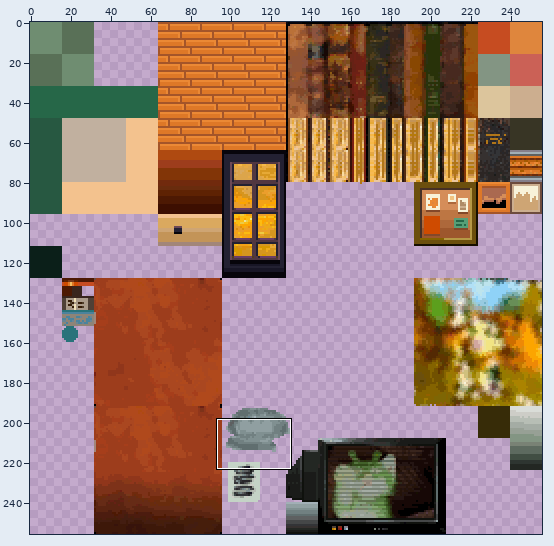
A sprite sheet gets an edit: games/cat_adventure/assets/raw/atlas.png. Above: a wide view before the commit, with the close-up outlined.
Close-up. The starting point:
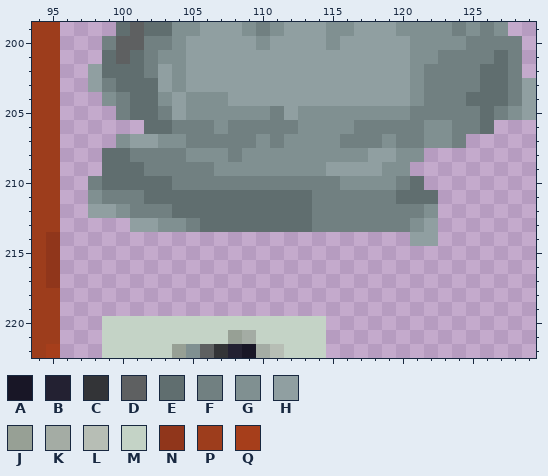
The file is 256x256 pixels. Colours within 5 levels of each other are drawn and written as one. Shown: x 94..129, y 199..222. The commit also changed other parts of the picture, which this record leaves out.
Palette (. is transparent): A #181626  B #232132  C #333437  D #5e6061  E #606e6f  F #718081  G #809091  H #909fa1  J #97a095  K #a4aca4  L #b7beb5  M #c4d3c6  N #90361b  P #9d3d1c  Q #a63e1b
Pixels before, first column x 94:
199 PP....EDEEGGHHHGFGHHHGGHHHGGGGFGFG..
200 PP...FDDFFGHHHHHGHHHHGHHHHHGGGGFFFF.
201 PP...EDEFGGHHHHHHHHHHHHHHHHGGFFFFEF.
202 PP..HEEEFHGHHHHHHHHHHHHHHHHGFFFFEEF.
203 PP..HFEEEHGHHHHHHHHHHHHHHHHGFFFFEEFH
204 PP...GFEEGHGGGHHHHHHHHHHHHHGFFFEEEFH
205 PP....FEEFHGGGGGGFHGGGGGGGGFFFFFEFGH
206 PP......EEFFFGFFFFFGGGGFFFFFGGFFE...
207 PP....GHHGGFFFFFGFGGGGFFFGFFGGF.....
208 PP...EEFFFFGGGFGGGGGGGGGHHGG........
209 PP...EEEFFFFFGGGGGGGGHHHHGG.........
210 PP..FEEEEEFFFFFFFFFFFFGGGGFE........
211 PP..GFFFEEEEEEEEEEEEFFFFFFEEE.......
212 PP..HHGFFFEEEEEEEEEEFFFFFFFFG.......
213 PP.....HHGGFEEEEEEEEFFFFFFFGH.......
214 PN.........................HH.......
215 PN..................................
216 PN..................................
217 PN..................................
218 PP..................................
219 PP..................................
220 PP...MMMMMMMMMMMMMMMM...............
221 PP...MMMMMMMMMJKMMMMM...............
222 PQ...MMMMMJGDCBAKLMMM...............
Once edited:
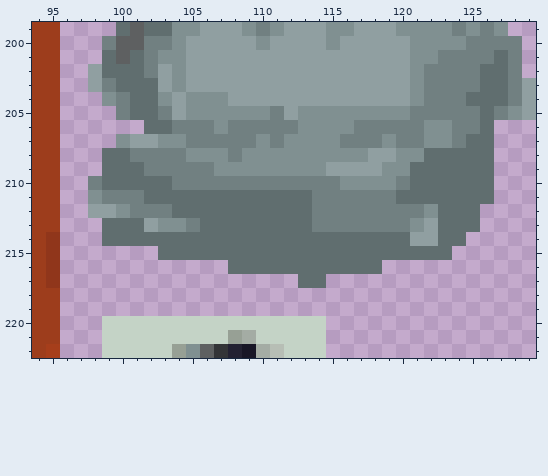
Difference:
Changed rows in their new state; - is an unchanged pixel.
first column x 99:
207 --------------------------EE
208 -----------------------EEEEE
209 ----------------------EEEEEE
210 -----------------------EEEEE
211 ------------------------EEEE
212 ------------------------EEE-
213 EEE---------------------EEE-
214 EEEEEEEEEEEEEEEEEEEEEE--EE--
215 ----EEEEEEEEEEEEEEEEEEEEE---
216 ---------EEEEEEEEEEE--------
217 --------------EE------------
Where, in picture pixels (left, top, right, bottom), the same in both close-ups:
changed: (102, 134, 494, 288)
